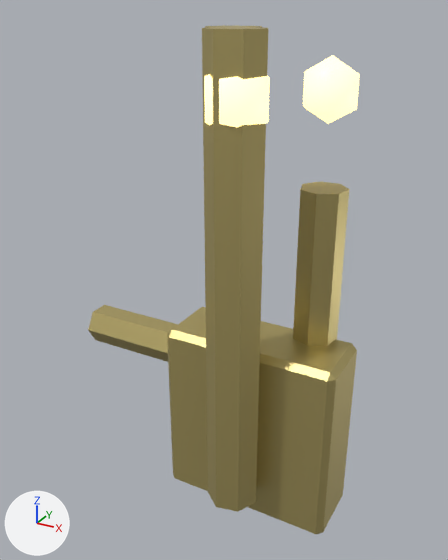
A saved change to the glTF model public/assets/parts/dc_abs_pipes.glb.
Camera for both pictures: a 50 mm camera at (0.383, -0.819, 0.656) aimed at (-0.067, -0.001, 0.247). The axes (+X, +Y, +Z) are drawn at lower left. The lights are the same throughout. The first picture is the older version. Where no turn or scale is listed for an object, it has been applied to the vertices. Vertices at exactly the same position are counted once.

In view in the first picture: 'part.dc_abs_pipes'.
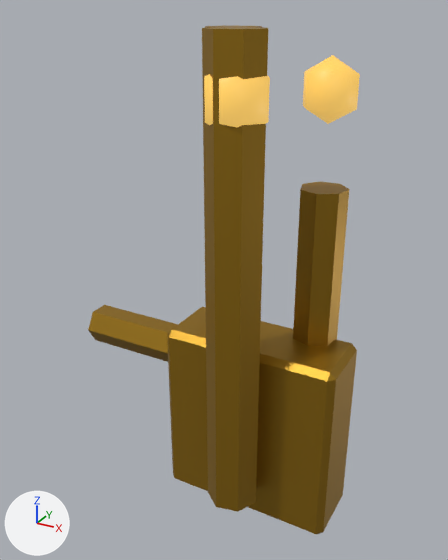
Where the change shows, as pixel boxes [x1, y1, x2, y2] in the pictures (448 x 560 px):
part 1 of me_deep_kit, recoloured (darker): [88, 25, 357, 534] in both
part 2 of me_deep_kit, recoloured (beige to orange): [204, 55, 360, 127] in both

Diff of the bpy script that builds the scene:
```diff
--- a/public/assets/parts/dc_abs_pipes.glb.py
+++ b/public/assets/parts/dc_abs_pipes.glb.py
@@ mat_dc_glow_c89a2a_ffd070_0_6 @@
+mat_dc_glow_c89a2a_ffd070_0_6 = principled_material('dc_glow_c89a2a_ffd070_0.6')
+mat_dc_glow_c89a2a_ffd070_0_6.base_color = (0.578, 0.323, 0.0232)  # yellow #c89a2a
+mat_dc_glow_c89a2a_ffd070_0_6.emission_color = (0.6, 0.378, 0.0972)  # orange #cba558
+mat_dc_glow_c89a2a_ffd070_0_6.emission_strength = 1.0
@@ mat_dc_metal_a8801f__1_0 @@
+mat_dc_metal_a8801f__1_0 = principled_material('dc_metal_a8801f__1.0')
+mat_dc_metal_a8801f__1_0.base_color = (0.392, 0.216, 0.0137)  # yellow #a8801f
+mat_dc_metal_a8801f__1_0.metallic = 0.7
+mat_dc_metal_a8801f__1_0.roughness = 0.42
@@ me_deep_kit @@
 me_deep_kit.from_pydata(...)  # 120 vertices, 208 faces; spans x -0.245..0.245, y -0.11..0.11, z -0.397..0.397
 # used by ob_part_dc_abs_pipes; location = (-0.095, -0.022, 0.237)
+# me_deep_kit part 1: all 136 faces that had it switch from mat_dc_metal_c8b878__1_0 (yellow #c8b878) to mat_dc_metal_a8801f__1_0 (yellow #a8801f)
+# me_deep_kit part 2: all 72 faces that had it switch from mat_dc_glow_f2e2a0_ffe49a_1_8 (beige #f2e2a0, glowing yellow #ffe49a) to mat_dc_glow_c89a2a_ffd070_0_6 (yellow #c89a2a, glowing orange #cba558)
```
